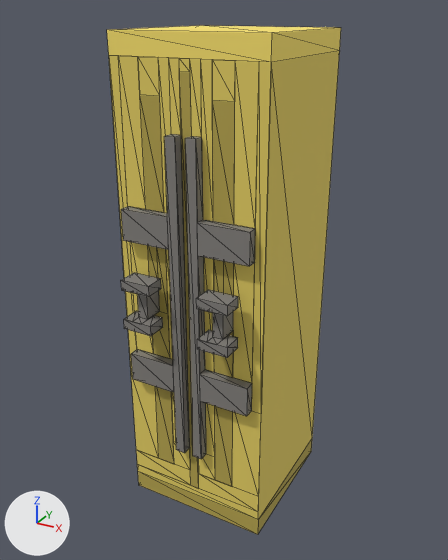
An edit to the glTF model assets/interiores/joyero_pequeno_01.glb, drawn before and after from the same camera.
Rendered twice from a 50 mm camera at (1.84, -3.42, 3.31) aimed at (0.0, -0.08, 1.64). The axes (+X, +Y, +Z) are drawn at lower left. The lights are the same throughout. The picture after the commit comes second. Mesh edges are drawn as thin lines. Vertices at exactly the same position are counted once.

In view in the first picture: 'joyero_pequeno'.
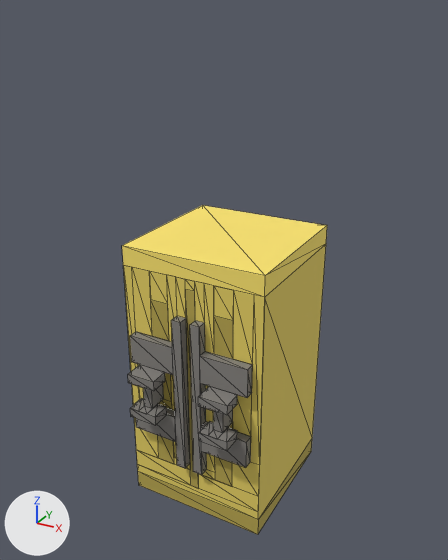
The change in detail:
me_joyero_pequeno is used by ob_joyero_pequeno; location (0.0, 0.0, 0.0).
me_joyero_pequeno had 180 vertices, 240 faces and spanned x -0.5..0.5, y -0.7..0.5, z 0.0..3.2.
me_joyero_pequeno now has 180 vertices, 240 faces and spans x -0.5..0.5, y -0.7..0.5, z 0.0..1.93.
me_joyero_pequeno part 1: all 24 vertices in x -0.5..0.5, y -0.5..0.5, z 2.87..3.2 are moved by (0.0, 0.0, -1.27).
me_joyero_pequeno part 2: all 8 vertices in x -0.1..0.1, y -0.57..-0.5, z 2.67 are moved by (0.0, 0.0, -1.13).
me_joyero_pequeno part 3: all 26 vertices in x -0.43..0.43, y -0.57..-0.5, z 2.0..2.2 are moved by (0.0, 0.0, -0.87).
me_joyero_pequeno part 4: all 66 vertices in x -0.37..0.37, y -0.7..-0.5, z 1.47..1.8 are moved by (0.0, 0.0, -0.67).
me_joyero_pequeno part 5: all 26 vertices in x -0.5..0.5, y -0.57..-0.5, z 1.0..1.2 are moved by (0.0, 0.0, -0.4).
me_joyero_pequeno part 6: all 10 vertices in x -0.17..0.17, y -0.57..-0.5, z 0.53 are moved by (0.0, 0.0, -0.13).

Changed parts and their boxes (x1, y1, x2, y2) in the pictures (448 x 560 px; the box of a moved part takes in the faces that stretch with it):
'joyero_pequeno', reshaped (12% narrower, 35% shorter): before (107, 25, 341, 534); after (122, 205, 327, 534)
part 1 of me_joyero_pequeno, moved or reshaped: before (107, 25, 341, 498); after (122, 205, 327, 498)
part 2 of me_joyero_pequeno, moved or reshaped: before (164, 58, 203, 459); after (171, 277, 205, 475)
part 3 of me_joyero_pequeno, moved or reshaped: before (121, 206, 255, 313); after (130, 332, 253, 401)
part 4 of me_joyero_pequeno, moved or reshaped: before (121, 273, 238, 358); after (128, 365, 237, 451)
part 5 of me_joyero_pequeno, moved or reshaped: before (130, 242, 261, 497); after (134, 364, 260, 497)
part 6 of me_joyero_pequeno, moved or reshaped: before (172, 392, 215, 480); after (173, 441, 215, 480)
